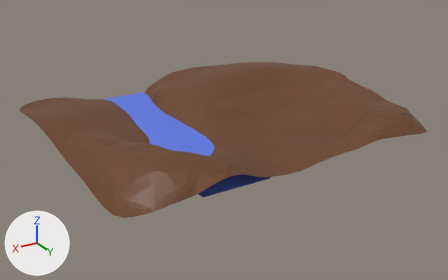
Renders of the FBX model Assets/Blender/Landscape/Ground/Low Poly Ground Plane.fbx from each side of a commit.
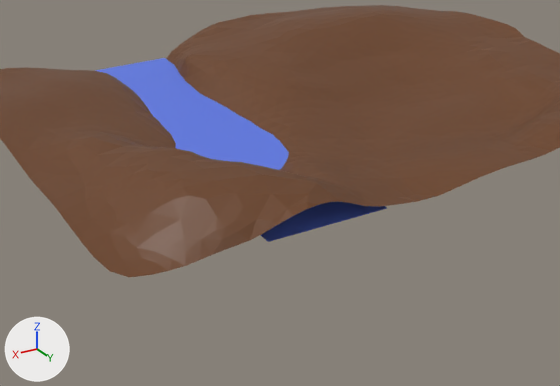
There are two pictures of each version: one whole from a 50 mm camera at (41.1, 73.9, 34.5) aimed at (-2.6, 1.0, -2.0), one close up on the part from 11% to 83% of the width and 21% to 100% of the height. Arrows for +X, +Y and +Z are at lower left; the lights stay in place. Where no turn or scale is listed for an object, it has been applied to the vertices.

Script lines for the objects in view, before the commit:
```python
me_plane = bpy.data.meshes.new('Plane')
me_plane.from_pydata(...)  # 1815 vertices, 3491 faces; spans x -28.6..22.7, y -20.1..20.3, z -3.2..4.0
me_plane.materials.append(mat_colors)  # picture img_colormap_png
me_plane_001 = bpy.data.meshes.new('Plane.001')
me_plane_001.from_pydata([(-100.0, 0.0, 100.0), (100.0, 0.0, 100.0), (-100.0, 0.0, -100.0), (100.0, 0.0, -100.0)], [], [(0, 1, 3, 2)])
me_plane_001.materials.append(mat_water)  # blue #5e7ae7
ob_plane = bpy.data.objects.new('Plane', me_plane)
ob_plane.location = (0.0, 0.0, 0.0)
ob_water = bpy.data.objects.new('Water', me_plane_001)
ob_water.location = (6.12, 0.0, 0.41)
ob_water.rotation_euler = (1.571, 0.0, 0.0)  # degrees (90, 0, 0)
ob_water.scale = (0.0476, 0.0236, 0.189)
```
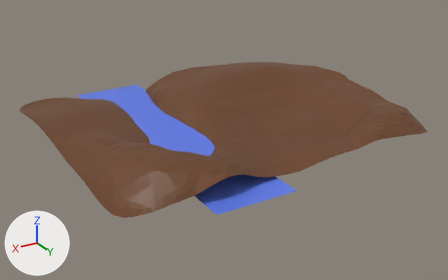
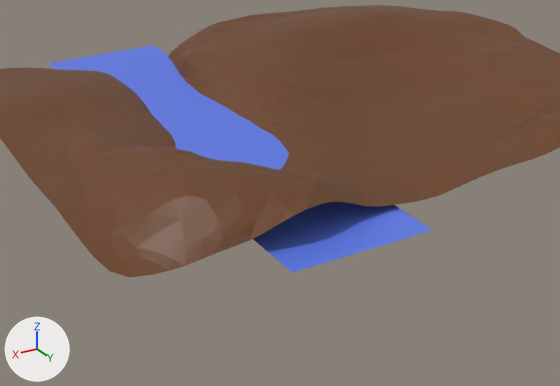
Pixel boxes (x1, y1, x2, y2) of what changed, in the close-ups (560 x 386 px):
'Water', rescaled (31% wider, 23% taller): before (95, 58, 387, 242); after (48, 45, 432, 272)

The change, as a list of edits to the scene's bpy script:
```text
Change ob_water:
    ob_water.scale: (0.0476, 0.0236, 0.189) -> (0.0544, 0.0236, 0.231)
```
